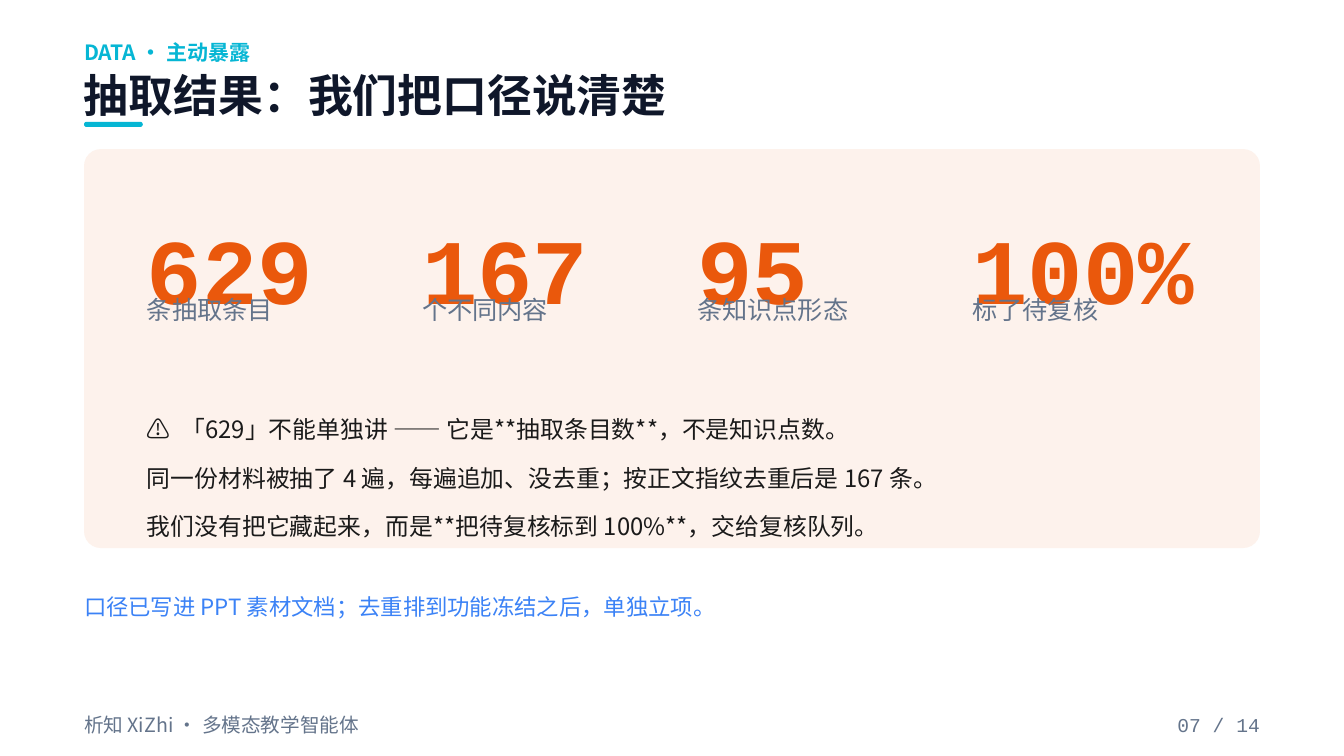
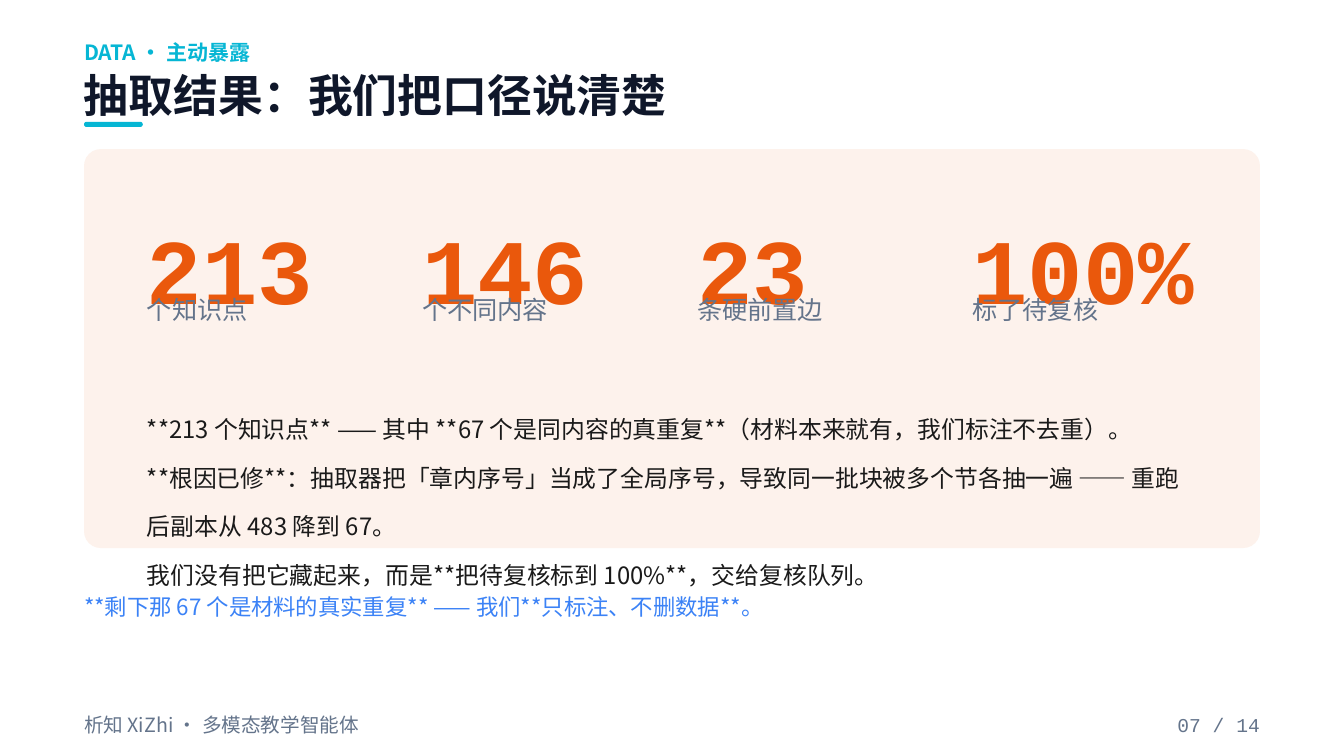
Before and after one commit to Mikeys5s/multimodal-teaching-agent, a slide deck: slide 7 of docs/ppt/析知XiZhi-作品介绍-v2.pptx. Drawn at 1344x756 pixels with LibreOffice and Linux fonts; fonts in the diff are those of the drawing. Boxes give left, top, right and bottom in pixels: in the first picture for what was removed or moved away, otherwise in the second. Text is boxed around its words. In the diff, an @@ line names an element or a change of style, - is before the commit and + after.

```diff
--- a/docs/ppt/析知XiZhi-作品介绍-v2.pptx
+++ b/docs/ppt/析知XiZhi-作品介绍-v2.pptx
@@ text at box(147, 242, 313, 321): text changed @@
-629
+213
@@ text at box(422, 242, 588, 321): text changed @@
-167
+146
@@ text at box(697, 242, 808, 321): text changed @@
-95
+23
@@ text at box(147, 293, 248, 321): text changed @@
-条抽取条目
+个知识点
@@ text at box(697, 293, 823, 321): text changed @@
-条知识点形态
+条硬前置边
@@ text at box(147, 417, 1180, 537): text changed @@
-⚠️ 「629」不能单独讲 —— 它是**抽取条目数**，不是知识点数。
-同一份材料被抽了 4 遍，每遍追加、没去重；按正文指纹去重后是 167 条。
+**213 个知识点** —— 其中 **67 个是同内容的真重复**（材料本来就有，我们标注不去重）。
+**根因已修**：抽取器把「章内序号」当成了全局序号，导致同一批块被多个节各抽一遍 —— 重跑后副本从 483 降到 67。
@@ text at box(84, 596, 764, 617): text changed @@
-口径已写进 PPT 素材文档；去重排到功能冻结之后，单独立项。
+**剩下那 67 个是材料的真实重复** —— 我们**只标注、不删数据**。
```
Also in this commit, not shown: 1 other slide changed, 4 other files.
